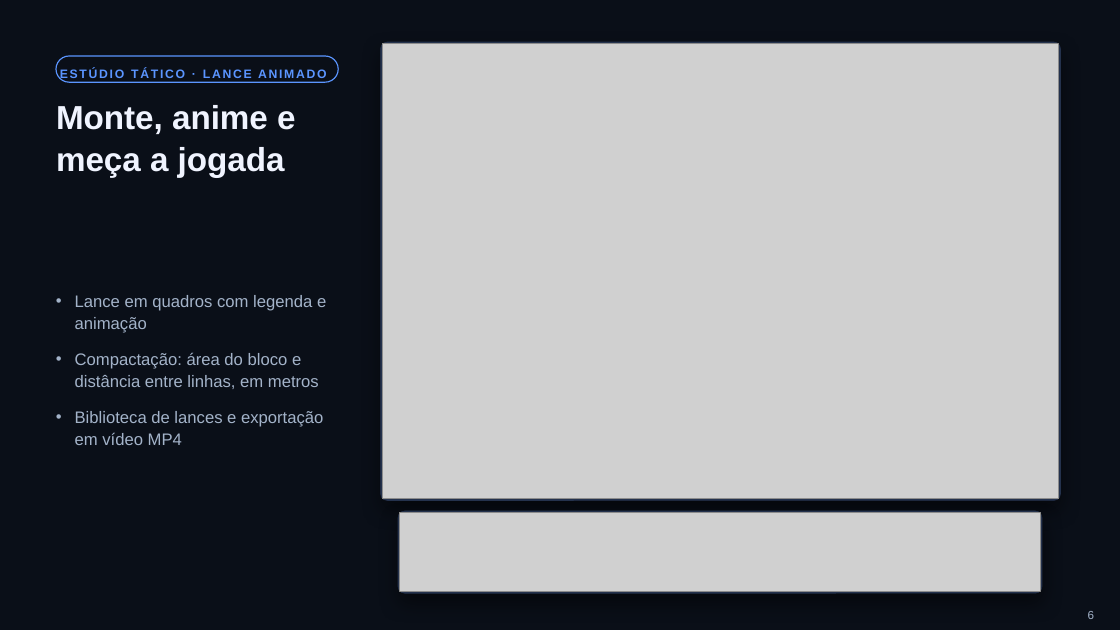
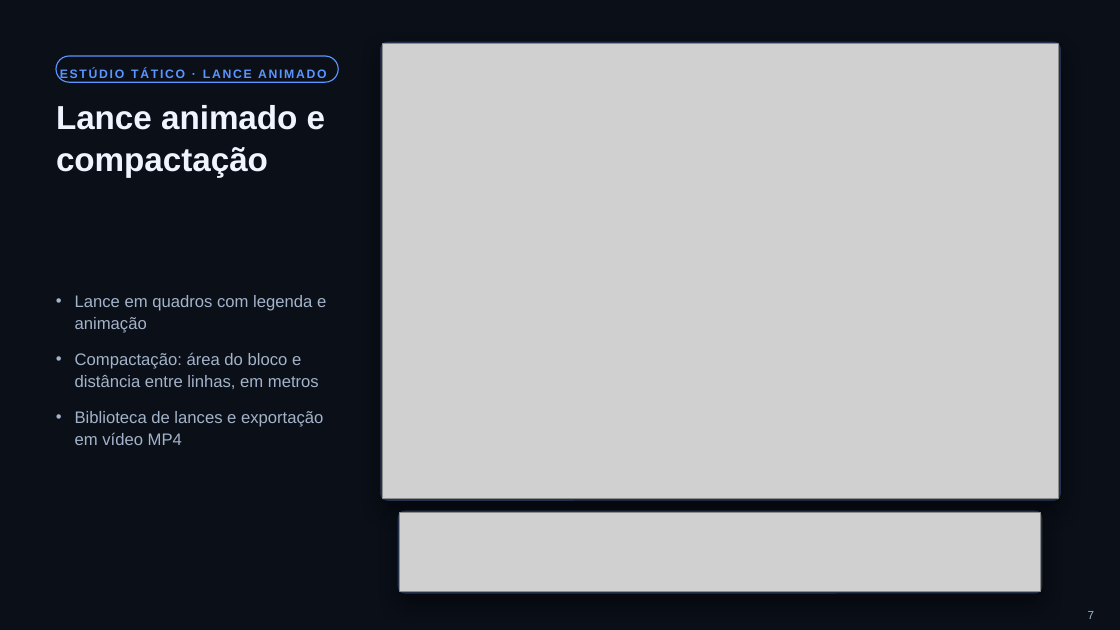
Before and after one commit to cborba733/Capixastat, a slide deck: slide 7 of CapixaStat_Apresentacao.pptx (slide 6 before the commit). Drawn at 1120x630 pixels with LibreOffice and Linux fonts; fonts in the diff are those of the drawing; grey boxes stand for pictures. Boxes give left, top, right and bottom in pixels: in the first picture for what was removed or moved away, otherwise in the second. Text is boxed around its words. In the diff, an @@ line names an element or a change of style, - is before the commit and + after.

```diff
--- a/CapixaStat_Apresentacao.pptx
+++ b/CapixaStat_Apresentacao.pptx
@@ title at <box>56,105,325,178</box>: text changed @@
-Monte, anime e meça a jogada
+Lance animado e compactação
@@ page number at <box>1088,611,1094,619</box>: text changed @@
-6
+7
```
Also in this commit, not shown: 7 other slides changed, 2 slides added, 2 slides removed, 2 other files.
